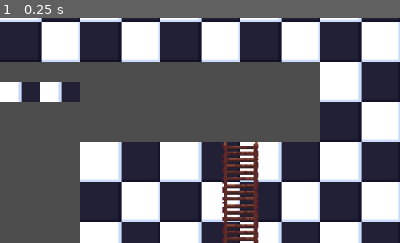
Above: before the commit, frame 1.
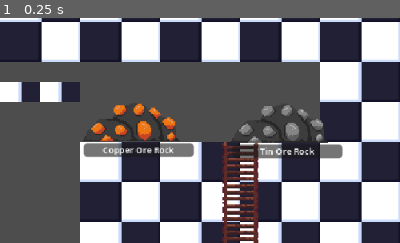
Above: after the commit, the same moment.

Repository: DennysGuy/MonsterTower-Incremental
Game: Godot game, scene res://src/Scenes/Tower/TowerFloors/TestFloor/TestFloor.tscn
Same seed, same stepped clock (60 frames per second), same inputs: the game is played once before the commit and once after it. This scene is started directly instead of the project's main scene.
Inputs:
- Up to frame 1 (0.25 s): no input
The pictures show only the part of the screen within x 50-100%, y 20-70%; the shares and areas given below are measured in that part.

The runs differ from the first frame. In frame 1, 5.2% of the frame differs, in the area x 20-86%, y 37-63%.

Commit message:
mining works!

Diff:
--- a/src/Resources/CraftingResources/CopperOre.tres
+++ b/src/Resources/CraftingResources/CopperOre.tres
@@ -7,7 +7,7 @@
 script = ExtResource("1_nvioa")
 drop_icon = ExtResource("1_bmdr0")
 item_type = 2
-drop_chance = 0.75
+drop_chance = 0.7
 item_name = "Copper Ore"
 sell_value = 30
 shop_icon = ExtResource("1_bmdr0")
--- a/src/Resources/CraftingResources/TinOre.tres
+++ b/src/Resources/CraftingResources/TinOre.tres
@@ -7,7 +7,7 @@
 script = ExtResource("1_wm840")
 drop_icon = ExtResource("1_yqdff")
 item_type = 2
-drop_chance = 0.75
+drop_chance = 0.7
 item_name = "Tin Ore"
 sell_value = 30
 shop_icon = ExtResource("1_yqdff")
--- /dev/null
+++ b/src/Resources/OreRock/CopperOreRock.tres
@@ -0,0 +1,14 @@
+[gd_resource type="Resource" script_class="OreRockStats" load_steps=4 format=3 uid="uid://svq41nllat54"]
+
+[ext_resource type="Texture2D" uid="uid://dr0jk0o8ff1si" path="res://Assets/OreRock/CopperOre.png" id="1_t4crw"]
+[ext_resource type="Script" uid="uid://dkco4nipcf7kc" path="res://src/Scripts/Tower/ore_rock_stats.gd" id="1_yfh7u"]
+[ext_resource type="Resource" uid="uid://dkgm0qg2cosd7" path="res://src/Resources/CraftingResources/CopperOre.tres" id="2_ft426"]
+
+[resource]
+script = ExtResource("1_yfh7u")
+ore_rock_name = "Copper Ore Rock"
+max_health = 50
+graphic = ExtResource("1_t4crw")
+ore_drop_chance = 0.6
+output_item = ExtResource("2_ft426")
+metadata/_custom_type_script = "uid://dkco4nipcf7kc"
--- /dev/null
+++ b/src/Resources/OreRock/TinOreRock.tres
@@ -0,0 +1,14 @@
+[gd_resource type="Resource" script_class="OreRockStats" load_steps=4 format=3 uid="uid://dxfrcyw0rux0q"]
+
+[ext_resource type="Texture2D" uid="uid://p7dplvl2oqx1" path="res://Assets/OreRock/TinOre.png" id="1_3l537"]
+[ext_resource type="Script" uid="uid://dkco4nipcf7kc" path="res://src/Scripts/Tower/ore_rock_stats.gd" id="1_674jl"]
+[ext_resource type="Resource" uid="uid://bcj3s4yvea533" path="res://src/Resources/CraftingResources/TinOre.tres" id="2_s60y1"]
+
+[resource]
+script = ExtResource("1_674jl")
+ore_rock_name = "Tin Ore Rock"
+max_health = 50
+graphic = ExtResource("1_3l537")
+ore_drop_chance = 0.5
+output_item = ExtResource("2_s60y1")
+metadata/_custom_type_script = "uid://dkco4nipcf7kc"
--- a/src/Resources/Recipes/SmeltingRecipes/Tier1/BronzeBarRecipe.tres
+++ b/src/Resources/Recipes/SmeltingRecipes/Tier1/BronzeBarRecipe.tres
@@ -12,7 +12,7 @@
 menu_icon = ExtResource("1_fjdgp")
 description = "Used in crafting low-tier weapons. Great for a noob starting out!"
 recipe_tier = 1
-crafting_time = 90.0
+crafting_time = 100.0
 success_rate = 0.9
 output_item = ExtResource("2_7dt6a")
 recipe_list = Array[Dictionary]([{
--- a/src/Scenes/Actors/Player/Player.tscn
+++ b/src/Scenes/Actors/Player/Player.tscn
@@ -19,8 +19,12 @@
 [ext_resource type="Script" uid="uid://cjcya703mxlpp" path="res://src/Scripts/StateMachine/PlayerStates/player_hit.gd" id="11_susmm"]
 [ext_resource type="Texture2D" uid="uid://83wb3hhgliie" path="res://Assets/PlayerGraphics/TempPlayer/SwordSwing.png" id="12_er68u"]
 [ext_resource type="Script" uid="uid://bfgl8g5bf5ud4" path="res://src/Scripts/StateMachine/PlayerStates/player_die.gd" id="12_omh5u"]
+[ext_resource type="Script" uid="uid://5srteptn8day" path="res://src/Scripts/StateMachine/PlayerStates/player_swing_pick_axe.gd" id="13_1twwa"]
 [ext_resource type="PackedScene" uid="uid://xsmgmpbxjc3b" path="res://src/Scenes/Actors/Utilities/HitBox.tscn" id="16_cw62c"]
 [ext_resource type="PackedScene" uid="uid://bg1ya0qiin47q" path="res://src/Scenes/Actors/Utilities/HurtBox.tscn" id="17_45oew"]
+[ext_resource type="Texture2D" uid="uid://sgtkxjunvmnq" path="res://Assets/PlayerGraphics/TempPlayer/PickaxeSwing.png" id="20_5so87"]
+[ext_resource type="Texture2D" uid="uid://clgyjtsgxrepg" path="res://Assets/PlayerGraphics/TempPlayer/Pickaxes/PickaxeSwing_Effect.png" id="21_1twwa"]
+[ext_resource type="Texture2D" uid="uid://c1dxfmrpwv7a4" path="res://Assets/PlayerGraphics/TempPlayer/Pickaxes/PickaxeSwing_StonePickaxe.png" id="22_yawj3"]
 
 [sub_resource type="Animation" id="Animation_45oew"]
 resource_name = "Climb"
@@ -755,12 +759,128 @@
 }]
 }
 
+[sub_resource type="Animation" id="Animation_a5kf2"]
+resource_name = "PickaxeSwing"
+length = 0.5
+step = 0.07
+tracks/0/type = "value"
+tracks/0/imported = false
+tracks/0/enabled = true
+tracks/0/path = NodePath(".:hframes")
+tracks/0/interp = 1
+tracks/0/loop_wrap = true
+tracks/0/keys = {
+"times": PackedFloat32Array(0),
+"transitions": PackedFloat32Array(1),
+"update": 1,
+"values": [5]
+}
+tracks/1/type = "value"
+tracks/1/imported = false
+tracks/1/enabled = true
+tracks/1/path = NodePath(".:frame")
+tracks/1/interp = 1
+tracks/1/loop_wrap = true
+tracks/1/keys = {
+"times": PackedFloat32Array(0, 0.21428572, 0.28428572, 0.35428572),
+"transitions": PackedFloat32Array(1, 1, 1, 1),
+"update": 1,
+"values": [0, 1, 2, 3]
+}
+tracks/2/type = "value"
+tracks/2/imported = false
+tracks/2/enabled = true
+tracks/2/path = NodePath("../Sword:hframes")
+tracks/2/interp = 1
+tracks/2/loop_wrap = true
+tracks/2/keys = {
+"times": PackedFloat32Array(0),
+"transitions": PackedFloat32Array(1),
+"update": 1,
+"values": [5]
+}
+tracks/3/type = "value"
+tracks/3/imported = false
+tracks/3/enabled = true
+tracks/3/path = NodePath("../Sword:frame")
+tracks/3/interp = 1
+tracks/3/loop_wrap = true
+tracks/3/keys = {
+"times": PackedFloat32Array(0, 0.21428572, 0.28428572, 0.35428572),
+"transitions": PackedFloat32Array(1, 1, 1, 1),
+"update": 1,
+"values": [0, 1, 2, 3]
+}
+tracks/4/type = "value"
+tracks/4/imported = false
+tracks/4/enabled = true
+tracks/4/path = NodePath(".:texture")
+tracks/4/interp = 1
+tracks/4/loop_wrap = true
+tracks/4/keys = {
+"times": PackedFloat32Array(0),
+"transitions": PackedFloat32Array(1),
+"update": 1,
+"values": [ExtResource("20_5so87")]
+}
+tracks/5/type = "value"
+tracks/5/imported = false
+tracks/5/enabled = true
+tracks/5/path = NodePath("../Effect:texture")
+tracks/5/interp = 1
+tracks/5/loop_wrap = true
+tracks/5/keys = {
+"times": PackedFloat32Array(0),
+"transitions": PackedFloat32Array(1),
+"update": 1,
+"values": [ExtResource("21_1twwa")]
+}
+tracks/6/type = "value"
+tracks/6/imported = false
+tracks/6/enabled = true
+tracks/6/path = NodePath("../Effect:hframes")
+tracks/6/interp = 1
+tracks/6/loop_wrap = true
+tracks/6/keys = {
+"times": PackedFloat32Array(0),
+"transitions": PackedFloat32Array(1),
+"update": 1,
+"values": [5]
+}
+tracks/7/type = "value"
+tracks/7/imported = false
+tracks/7/enabled = true
+tracks/7/path = NodePath("../Effect:frame")
+tracks/7/interp = 1
+tracks/7/loop_wrap = true
+tracks/7/keys = {
+"times": PackedFloat32Array(0, 0.21285713, 0.28285712, 0.35285714, 0.42285714),
+"transitions": PackedFloat32Array(1, 1, 1, 1, 1),
+"update": 1,
+"values": [0, 1, 2, 3, 4]
+}
+tracks/8/type = "method"
+tracks/8/imported = false
+tracks/8/enabled = true
+tracks/8/path = NodePath("../..")
+tracks/8/interp = 1
+tracks/8/loop_wrap = true
+tracks/8/keys = {
+"times": PackedFloat32Array(0.35714287),
+"transitions": PackedFloat32Array(1),
+"values": [{
+"args": [],
+"method": &"attack_ore_rock"
+}]
+}
+
 [sub_resource type="AnimationLibrary" id="AnimationLibrary_pawjx"]
 _data = {
 &"Climb": SubResource("Animation_45oew"),
 &"Fall": SubResource("Animation_4xbk8"),
 &"Idle": SubResource("Animation_cgv26"),
 &"Jump": SubResource("Animation_pawjx"),
+&"PickaxeSwing": SubResource("Animation_a5kf2"),
 &"RESET": SubResource("Animation_0q2cn"),
 &"Run": SubResource("Animation_c8gk4"),
 &"SwordSwing1": SubResource("Animation_dwhqw"),
@@ -796,12 +916,13 @@
 script = ExtResource("2_n7gp4")
 initial_state = NodePath("Idle")
 
-[node name="Idle" type="Node" parent="StateMachine" node_paths=PackedStringArray("move_state", "jump_state", "fall_state", "attack_1_state", "climb_state")]
+[node name="Idle" type="Node" parent="StateMachine" node_paths=PackedStringArray("move_state", "jump_state", "fall_state", "attack_1_state", "swing_pick_axe_state", "climb_state")]
 script = ExtResource("3_g162h")
 move_state = NodePath("../Move")
 jump_state = NodePath("../Jump")
 fall_state = NodePath("../Fall")
 attack_1_state = NodePath("../Attack1")
+swing_pick_axe_state = NodePath("../SwingPickAxe")
 climb_state = NodePath("../Climb")
 animation_name = "Idle"
 
@@ -863,6 +984,12 @@
 [node name="Die" type="Node" parent="StateMachine"]
 script = ExtResource("12_omh5u")
 
+[node name="SwingPickAxe" type="Node" parent="StateMachine" node_paths=PackedStringArray("idle_state")]
+script = ExtResource("13_1twwa")
+idle_state = NodePath("../Idle")
+animation_name = "PickaxeSwing"
+animation_duration = 0.5
+
 [node name="Timer" type="Timer" parent="."]
 process_callback = 0
 one_shot = true
@@ -890,6 +1017,7 @@
 
 [node name="Sword" type="Sprite2D" parent="Sprites"]
 position = Vector2(0, -37)
+texture = ExtResource("22_yawj3")
 hframes = 15
 
 [node name="PlayerSprite" type="Sprite2D" parent="Sprites"]
--- /dev/null
+++ b/src/Scenes/Tower/OreRock.tscn
@@ -0,0 +1,61 @@
+[gd_scene load_steps=11 format=3 uid="uid://colj4ff1w8ij1"]
+
+[ext_resource type="Script" uid="uid://ckfoxaqioqxer" path="res://src/Scripts/Tower/ore_rock.gd" id="1_lwbn5"]
+[ext_resource type="Texture2D" uid="uid://dr0jk0o8ff1si" path="res://Assets/OreRock/CopperOre.png" id="2_74bo4"]
+[ext_resource type="Script" uid="uid://drr0deykmfrvq" path="res://src/Scripts/StateMachine/state_machine.gd" id="4_vqt7g"]
+[ext_resource type="Script" uid="uid://b6g71ajrgl8rq" path="res://src/Scripts/StateMachine/OreRock/ore_rock_phase_1.gd" id="5_4l2l4"]
+[ext_resource type="Script" uid="uid://dggtjviwt8xfw" path="res://src/Scripts/StateMachine/OreRock/ore_rock_phase_2.gd" id="5_bk2wi"]
+[ext_resource type="PackedScene" uid="uid://b8lilr7mgc8l1" path="res://src/Scenes/Actors/Enemies/EnemyHealthBar.tscn" id="5_o5e3m"]
+[ext_resource type="Script" uid="uid://b4qjk4npnk3w1" path="res://src/Scripts/StateMachine/OreRock/ore_rock_phase_3.gd" id="6_bk2wi"]
+[ext_resource type="PackedScene" uid="uid://vo5sm7p34vo6" path="res://src/Scenes/Actors/Utilities/NameTag.tscn" id="6_vqt7g"]
+[ext_resource type="Script" uid="uid://cnayjicqwfhao" path="res://src/Scripts/StateMachine/OreRock/ore_rock_depleted_phase.gd" id="7_gtwp3"]
+
+[sub_resource type="RectangleShape2D" id="RectangleShape2D_o5e3m"]
+size = Vector2(64, 30)
+
+[node name="OreRock" type="Node2D" node_paths=PackedStringArray("state_machine")]
+script = ExtResource("1_lwbn5")
+state_machine = NodePath("StateMachine")
+
+[node name="OreRockGraphic" type="Sprite2D" parent="."]
+position = Vector2(0, -17)
+texture = ExtResource("2_74bo4")
+hframes = 4
+
+[node name="StateMachine" type="Node" parent="." node_paths=PackedStringArray("initial_state")]
+script = ExtResource("4_vqt7g")
+initial_state = NodePath("OreRockPhase1")
+
+[node name="OreRockPhase1" type="Node" parent="StateMachine" node_paths=PackedStringArray("ore_rock_phase_2")]
+script = ExtResource("5_4l2l4")
+ore_rock_phase_2 = NodePath("../OreRockPhase2")
+
+[node name="OreRockPhase2" type="Node" parent="StateMachine" node_paths=PackedStringArray("ore_rock_phase_3")]
+script = ExtResource("5_bk2wi")
+ore_rock_phase_3 = NodePath("../OreRockPhase3")
+
+[node name="OreRockPhase3" type="Node" parent="StateMachine" node_paths=PackedStringArray("ore_rock_depleted")]
+script = ExtResource("6_bk2wi")
+ore_rock_depleted = NodePath("../OreRockDepletedPhase")
+
+[node name="OreRockDepletedPhase" type="Node" parent="StateMachine"]
+script = ExtResource("7_gtwp3")
+
+[node name="OreRockArea" type="Area2D" parent="."]
+position = Vector2(0, -9)
+
+[node name="CollisionShape2D" type="CollisionShape2D" parent="OreRockArea"]
+position = Vector2(0, -5)
+shape = SubResource("RectangleShape2D_o5e3m")
+
+[node name="EnemyHealthBar" parent="." instance=ExtResource("5_o5e3m")]
+visible = false
+offset_top = -47.0
+offset_bottom = -37.0
+
+[node name="NameTag" parent="." instance=ExtResource("6_vqt7g")]
+offset_left = -37.0
+offset_right = 51.0
+
+[connection signal="body_entered" from="OreRockArea" to="." method="_on_ore_rock_area_body_entered"]
+[connection signal="body_exited" from="OreRockArea" to="." method="_on_ore_rock_area_body_exited"]
--- a/src/Scenes/Tower/TowerFloors/TestFloor/TestFloor.tscn
+++ b/src/Scenes/Tower/TowerFloors/TestFloor/TestFloor.tscn
@@ -9,10 +9,13 @@
 [ext_resource type="Texture2D" uid="uid://d35tn325hxjff" path="res://Assets/EnvironmentalAssets/temp_floor_tile.png" id="5_oxyxm"]
 [ext_resource type="PackedScene" uid="uid://bethw5tnlxnnt" path="res://src/Scenes/Actors/Enemies/CorruptedMushie/CorruptedMushie.tscn" id="6_a3s6d"]
 [ext_resource type="PackedScene" uid="uid://cr6q5dxlkks" path="res://src/Scenes/Tower/LadderArea.tscn" id="6_x3mp3"]
+[ext_resource type="PackedScene" uid="uid://colj4ff1w8ij1" path="res://src/Scenes/Tower/OreRock.tscn" id="7_vss50"]
+[ext_resource type="Resource" uid="uid://svq41nllat54" path="res://src/Resources/OreRock/CopperOreRock.tres" id="8_drgox"]
 [ext_resource type="PackedScene" uid="uid://dysg5kffvxbql" path="res://src/Scenes/UI/PlayerHUD.tscn" id="9_a3s6d"]
 [ext_resource type="PackedScene" uid="uid://crvhogk2bnq1s" path="res://src/Scenes/NewStarshire/TowerGuideSprite.tscn" id="10_k3vyl"]
 [ext_resource type="FontFile" uid="uid://tbfsttkqr4tc" path="res://Assets/Fonts/Maplestory OTF Bold.otf" id="11_orspa"]
 [ext_resource type="PackedScene" uid="uid://cepv6hcj1jotc" path="res://src/Scenes/Tower/TowerFloors/TowerExitArea.tscn" id="11_vnc44"]
+[ext_resource type="Resource" uid="uid://dxfrcyw0rux0q" path="res://src/Resources/OreRock/TinOreRock.tres" id="16_spv67"]
 
 [sub_resource type="TileSetAtlasSource" id="TileSetAtlasSource_vss50"]
 texture = ExtResource("5_oxyxm")
@@ -853,6 +856,14 @@
 [node name="CorruptedMushie10" parent="." instance=ExtResource("6_a3s6d")]
 position = Vector2(535, 192)
 
+[node name="OreRock" parent="." instance=ExtResource("7_vss50")]
+position = Vector2(425, 831)
+ore_rock_stats = ExtResource("8_drgox")
+
+[node name="OreRock2" parent="." instance=ExtResource("7_vss50")]
+position = Vector2(544, 832)
+ore_rock_stats = ExtResource("16_spv67")
+
 [connection signal="body_entered" from="TowerExitArea" to="." method="_on_tower_exit_area_body_entered"]
 [connection signal="body_exited" from="TowerExitArea" to="." method="_on_tower_exit_area_body_exited"]
 
--- a/src/Scripts/Managers/InventoryManager.gd
+++ b/src/Scripts/Managers/InventoryManager.gd
@@ -236,7 +236,7 @@
 			inventory_amt = get_quantity(mat)
 			divisor  = (inventory_amt/craft_material[item])
 
-		if divisor < viable_amount:
+		if divisor <= viable_amount:
 			viable_amount = divisor
 		else:
 			return 0 #will end the function here as the player doesn't have the necessary item
--- a/src/Scripts/Managers/PlayerStats.gd
+++ b/src/Scripts/Managers/PlayerStats.gd
@@ -22,12 +22,15 @@
 	"Max Health" : 50,
 	"Max MP": 50,
 	"Equipped Sword": 0,
+	"Equipped Pickaxe": 0,
 	"Overlapping Hits" : 1.0,
 	"Bag": 1,
 	"Max Bank Slots": 4,
 	"Max Bag Stack": 4,
 	"Max Bank Stack":6,
-	"Cooking Speed": 0.1
+	"Cooking Speed": 0.1,
+	"Smelting Speed": 0.1,
+	"Mining Damage": 5
 }
 
 @onready var facilities_unlocked : Dictionary[String, bool] = {
@@ -48,6 +51,13 @@
 			return "Wooden Sword"
 		_:
 			return "Wooden Sword"
+
+func get_pickaxe_name() -> String:
+	match player_stats["Equipped Pickaxe"]:
+		0:
+			return "Stone Pickaxe"
+		_:
+			return "Stone Pickaxe"
 
 func get_bag() -> ItemBag:
 	match int(player_stats["Bag"]):
--- a/src/Scripts/Managers/SwordGraphics.gd
+++ b/src/Scripts/Managers/SwordGraphics.gd
@@ -12,8 +12,15 @@
 	}
 }
 
+var pickaxe_textures : Dictionary = {
+	"Stone Pickaxe": preload("uid://c1dxfmrpwv7a4")
+}
+
+
 func get_sword_graphic(texture_name : String) -> Texture2D:
 	var sword_name : String = PlayerStats.get_sword_name()
-	print(sword_name)
-	print(texture_name)
 	return sword_textures[sword_name][texture_name]
+
+func get_pickaxe_graphic() -> Texture2D:
+	var pickaxe_name : String = PlayerStats.get_pickaxe_name()
+	return pickaxe_textures[pickaxe_name]
--- a/src/Scripts/Player/player.gd
+++ b/src/Scripts/Player/player.gd
@@ -10,6 +10,7 @@
 
 var stored_ladder : LadderArea
 var stored_enemy : Enemy
+var stored_ore_rock : OreRock
 var in_ladder_area : bool = false
 var is_climbing : bool = false
 var prev_input : int
@@ -29,6 +30,9 @@
 
 func set_sword_texture(animation_name : String) -> void:
 	sword.texture = SwordGraphics.get_sword_graphic(animation_name)
+
+func set_pickaxe_texture() -> void:
+	sword.texture = SwordGraphics.get_pickaxe_graphic()
 
 func flip_textures(flip : bool) -> void:
 	for cur_sprite in sprites.get_children():
@@ -95,3 +99,10 @@
 	stored_ladder = null
 	if !in_ladder_area:
 		print("were have left ladder area and the stored ladder is %s " % [stored_ladder])
+
+func attack_ore_rock() -> void:
+	if stored_ore_rock:
+		SignalBus.shake_camera.emit(0.3)
+		var stats_damage : int = int(PlayerStats.player_stats["Mining Damage"])
+		var random_hit : int = randi_range(int(stats_damage * 0.8), stats_damage)
+		stored_ore_rock.damage_ore_rock(random_hit)
--- a/src/Scripts/StateMachine/Facilities/crafting_station_craft.gd
+++ b/src/Scripts/StateMachine/Facilities/crafting_station_craft.gd
@@ -47,6 +47,8 @@
 	match parent.station_type:
 		parent.STATION_TYPE.COOKING:
 			parent.crafting_progress_bar.value += PlayerStats.player_stats["Cooking Speed"]
+		parent.STATION_TYPE.SMELTING:
+			parent.crafting_progress_bar.value += PlayerStats.player_stats["Smelting Speed"]
 
 	if parent.crafting_progress_bar.value >= parent.crafting_progress_bar.max_value:
 		var num_check = randi_range(0,100)
--- /dev/null
+++ b/src/Scripts/StateMachine/OreRock/ore_rock_depleted_phase.gd
@@ -0,0 +1,22 @@
+class_name OreRockDepleted extends State
+
+@onready var ore_rock_area : CollisionShape2D = $"../../OreRockArea/CollisionShape2D"
+
+func enter() -> void:
+	parent.enemy_health_bar.hide()
+	ore_rock_area.disabled = true
+	parent.player.stored_ore_rock = null
+	parent.ore_rock_graphic.frame = 3
+
+func exit() -> void:
+	pass
+
+func process_input(_event: InputEvent) -> State:
+	return null
+
+func process_frame(_delta: float) -> State:
+	return null
+
+func process_physics(_delta: float) -> State:
+
+	return null
--- /dev/null
+++ b/src/Scripts/StateMachine/OreRock/ore_rock_phase_1.gd
@@ -0,0 +1,20 @@
+class_name OreRockPhase1 extends State
+
+@export var ore_rock_phase_2 : State
+
+func enter() -> void:
+	parent.ore_rock_graphic.frame = 0
+
+func exit() -> void:
+	parent.drop_ore_rock()
+
+func process_input(_event: InputEvent) -> State:
+	return null
+
+func process_frame(_delta: float) -> State:
+	return null
+
+func process_physics(_delta: float) -> State:
+	if parent.health<= int(parent.ore_rock_stats.max_health * 0.75):
+		return ore_rock_phase_2
+	return null
--- /dev/null
+++ b/src/Scripts/StateMachine/OreRock/ore_rock_phase_2.gd
@@ -0,0 +1,20 @@
+class_name OreRockPhase2 extends State
+
+@export var ore_rock_phase_3 : State
+
+func enter() -> void:
+	parent.ore_rock_graphic.frame = 1
+
+func exit() -> void:
+	parent.drop_ore_rock()
+
+func process_input(_event: InputEvent) -> State:
+	return null
+
+func process_frame(_delta: float) -> State:
+	return null
+
+func process_physics(_delta: float) -> State:
+	if parent.health <= int(parent.ore_rock_stats.max_health * 0.75):
+		return ore_rock_phase_3
+	return null
--- /dev/null
+++ b/src/Scripts/StateMachine/OreRock/ore_rock_phase_3.gd
@@ -0,0 +1,20 @@
+class_name OreRockPhase3 extends State
+
+@export var ore_rock_depleted : State
+
+func enter() -> void:
+	parent.ore_rock_graphic.frame = 2
+
+func exit() -> void:
+	parent.drop_ore_rock()
+
+func process_input(_event: InputEvent) -> State:
+	return null
+
+func process_frame(_delta: float) -> State:
+	return null
+
+func process_physics(_delta: float) -> State:
+	if parent.health <= 0:
+		return ore_rock_depleted
+	return null
--- a/src/Scripts/StateMachine/PlayerStates/player_idle.gd
+++ b/src/Scripts/StateMachine/PlayerStates/player_idle.gd
@@ -4,6 +4,7 @@
 @export var jump_state : State
 @export var fall_state : State
 @export var attack_1_state : State
+@export var swing_pick_axe_state : State
 @export var climb_state : State
 
 func enter() -> void:
@@ -19,6 +20,8 @@
 		return null
 
 	if _event.is_action_pressed("swing_sword") and GameManager.player_can_move:
+		if parent.stored_ore_rock and PlayerStats.facilities_unlocked["Refinery Station"]:
+			return swing_pick_axe_state
 		return attack_1_state
 
 	if _event.is_action_pressed("add_currency"):
--- /dev/null
+++ b/src/Scripts/StateMachine/PlayerStates/player_swing_pick_axe.gd
@@ -0,0 +1,26 @@
+class_name PlayerSwingPickAxe extends State
+
+@export var idle_state : State
+
+func enter() -> void:
+	super()
+	parent.set_pickaxe_texture()
+	parent.timer.wait_time = animation_duration
+	parent.timer.start()
+	parent.velocity = Vector2.ZERO
+
+func exit() -> void:
+	pass
+
+func process_input(_event: InputEvent) -> State:
+	return null
+
+func process_frame(_delta: float) -> State:
+	return null
+
+func process_physics(_delta: float) -> State:
+
+	if parent.timer.time_left <= 0:
+		return idle_state
+
+	return null
--- /dev/null
+++ b/src/Scripts/Tower/ore_rock.gd
@@ -0,0 +1,61 @@
+class_name OreRock extends Node2D
+
+@export var ore_rock_stats : OreRockStats
+@export var state_machine : StateMachine
+@onready var enemy_health_bar: EnemyHealthBar = $EnemyHealthBar
+@onready var ore_rock_graphic: Sprite2D = $OreRockGraphic
+@onready var name_tag: NameTag = $NameTag
+@onready var ore_rock_area: Area2D = $OreRockArea
+
+var player : Player
+var health : int
+
+# Called when the node enters the scene tree for the first time.
+func _ready() -> void:
+	name_tag.tag.text = ore_rock_stats.ore_rock_name
+	ore_rock_graphic.texture = ore_rock_stats.graphic
+	health = ore_rock_stats.max_health
+	enemy_health_bar.max_value = health
+
+	state_machine.init(self)
+
+# Called every frame. 'delta' is the elapsed time since the previous frame.
+func _process(delta: float) -> void:
+	if !player:
+		player = get_tree().get_first_node_in_group("Player")
+	state_machine.process_frame(delta)
+
+func _physics_process(delta: float) -> void:
+	state_machine.process_physics(delta)
+
+func _unhandled_input(event: InputEvent) -> void:
+	state_machine.process_input(event)
+
+func _on_ore_rock_area_body_entered(body: Node2D) -> void:
+	if body is Player and PlayerStats.facilities_unlocked["Refinery Station"]:
+		body.stored_ore_rock = self
+
+func _on_ore_rock_area_body_exited(body: Node2D) -> void:
+	if body is Player and PlayerStats.facilities_unlocked["Refinery Station"]:
+		body.stored_ore_rock = null
+
+func damage_ore_rock(damage : int) -> void:
+	enemy_health_bar.show()
+	health -= damage
+	enemy_health_bar.value = health
+	print("THIS IS HEALTH! %s" % health)
+	var damage_label : DamageLabel = preload("uid://dkchs27qqogyy").instantiate()
+	damage_label.label.text = str(damage)
+	damage_label.global_position = Vector2(global_position.x, global_position.y - 20)
+	get_parent().add_child(damage_label)
+
+func drop_ore_rock() -> void:
+	var random_check : int = randi_range(0,100)
+	var num_to_win : int = int(100 * ore_rock_stats.ore_drop_chance)
+
+	if random_check <= num_to_win:
+		var item_interactable : ItemInteractable = preload("uid://dgtobkubdjq27").instantiate()
+		item_interactable.item = ore_rock_stats.output_item
+		item_interactable.icon.texture = ore_rock_stats.output_item.drop_icon
+		item_interactable.global_position = self.global_position
+		get_parent().add_child(item_interactable)
--- /dev/null
+++ b/src/Scripts/Tower/ore_rock_stats.gd
@@ -0,0 +1,8 @@
+class_name OreRockStats extends Resource
+
+
+@export var ore_rock_name : String
+@export var max_health : int
+@export var graphic : Texture2D
+@export var ore_drop_chance : float
+@export var output_item : EnemyDrop
Binary file added: Assets/OreRock/CopperOre.aseprite
Binary file added: Assets/OreRock/CopperOre.png
Not shown, added: Assets/OreRock/CopperOre.png.import
Binary file added: Assets/OreRock/TinOre.aseprite
Binary file added: Assets/OreRock/TinOre.png
Not shown, added: Assets/OreRock/TinOre.png.import
Binary file added: Assets/PlayerGraphics/TempPlayer/PickaxeSwing.png
Not shown, added: Assets/PlayerGraphics/TempPlayer/PickaxeSwing.png.import
Binary file added: Assets/PlayerGraphics/TempPlayer/Pickaxes/PickaxeSwing_Effect.png
Not shown, added: Assets/PlayerGraphics/TempPlayer/Pickaxes/PickaxeSwing_Effect.png.import
Binary file added: Assets/PlayerGraphics/TempPlayer/Pickaxes/PickaxeSwing_StonePickaxe.png
Not shown, added: Assets/PlayerGraphics/TempPlayer/Pickaxes/PickaxeSwing_StonePickaxe.png.import
(and 9 more such lines)
